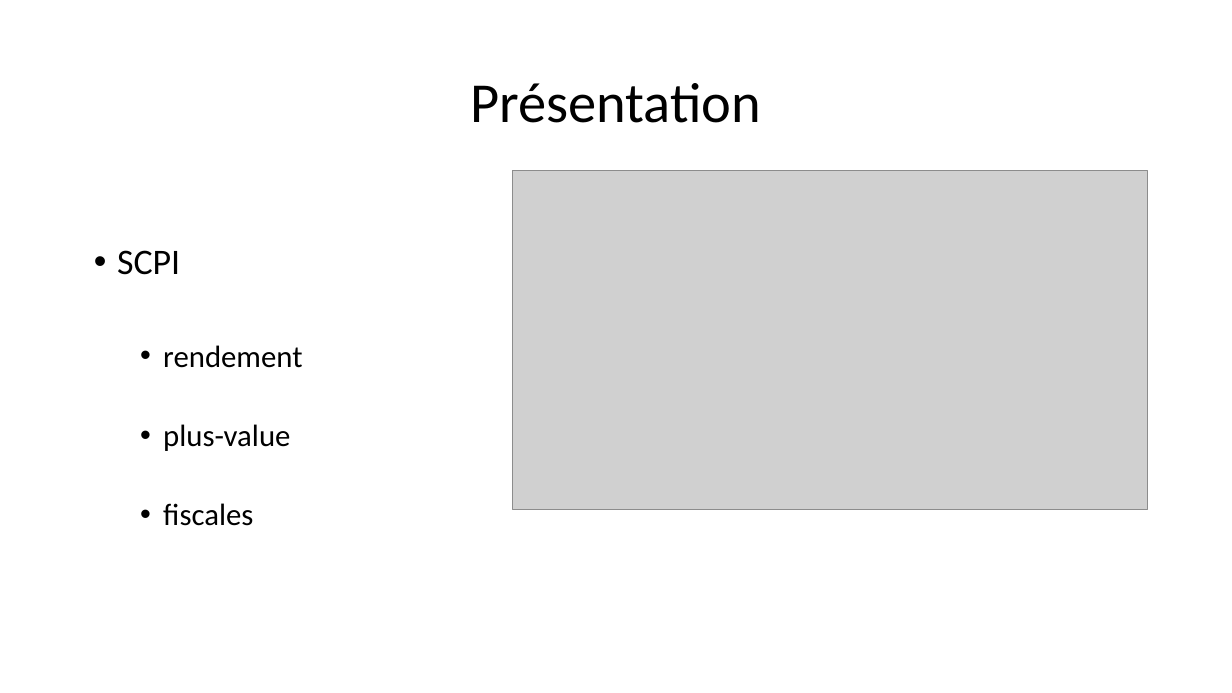
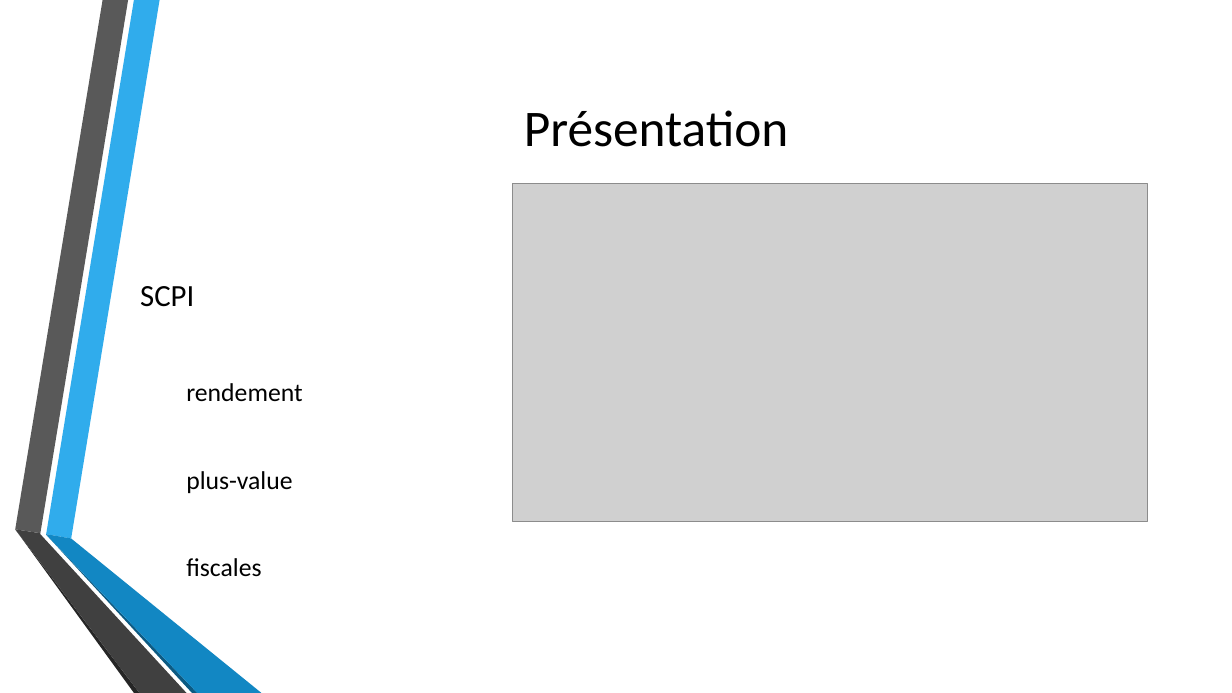
Before and after one commit to Thibaut-Comte/projetIT, a slide deck: slide 3 of PrésentationBourseEchangeSCPI.pptx. Drawn at 1232x693 pixels with LibreOffice and Linux fonts; fonts in the diff are those of the drawing; grey boxes stand for pictures; background and template pictures are left out. Boxes give left, top, right and bottom in pixels: in the first picture for what was removed or moved away, otherwise in the second. Text is boxed around its words. In the diff, an @@ line names an element or a change of style, - is before the commit and + after.

```diff
--- a/PrésentationBourseEchangeSCPI.pptx
+++ b/PrésentationBourseEchangeSCPI.pptx
@@ text "Présentation": place and size @@
-text "Présentation" at [470,83,761,123]
+text "Présentation" at [524,110,788,147]
@@ text "Présentation" at [524,110,788,147]: size 44 to 40 pt; line spacing 0.9 to 1 @@
@@ text "SCPI" at [140,286,302,577]: size 28 to 24 pt in "SCPI"; size 24 to 20 pt in "rendement", "plus-value", "fiscales"; bullet • to none; line spacing 0.9 to 1; more space between paragraphs; vertical alignment top to middle @@
@@ picture: place and size @@
-picture at [513,171,1148,509]
+picture at [513,184,1148,522]
@@ group added at [15,0,262,693]: 6 freeform shapes @@
```
Also in this commit, not shown: 19 other slides changed.
